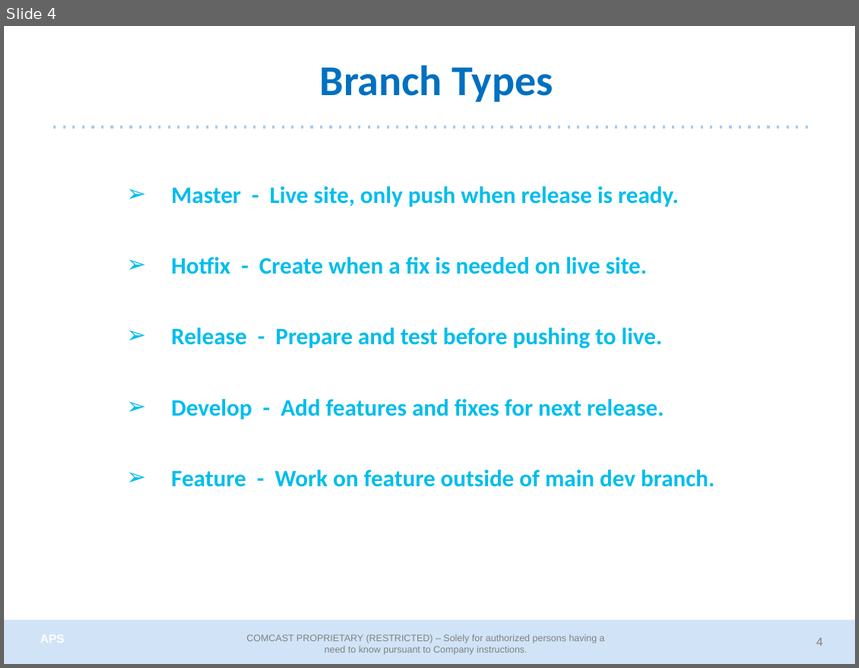
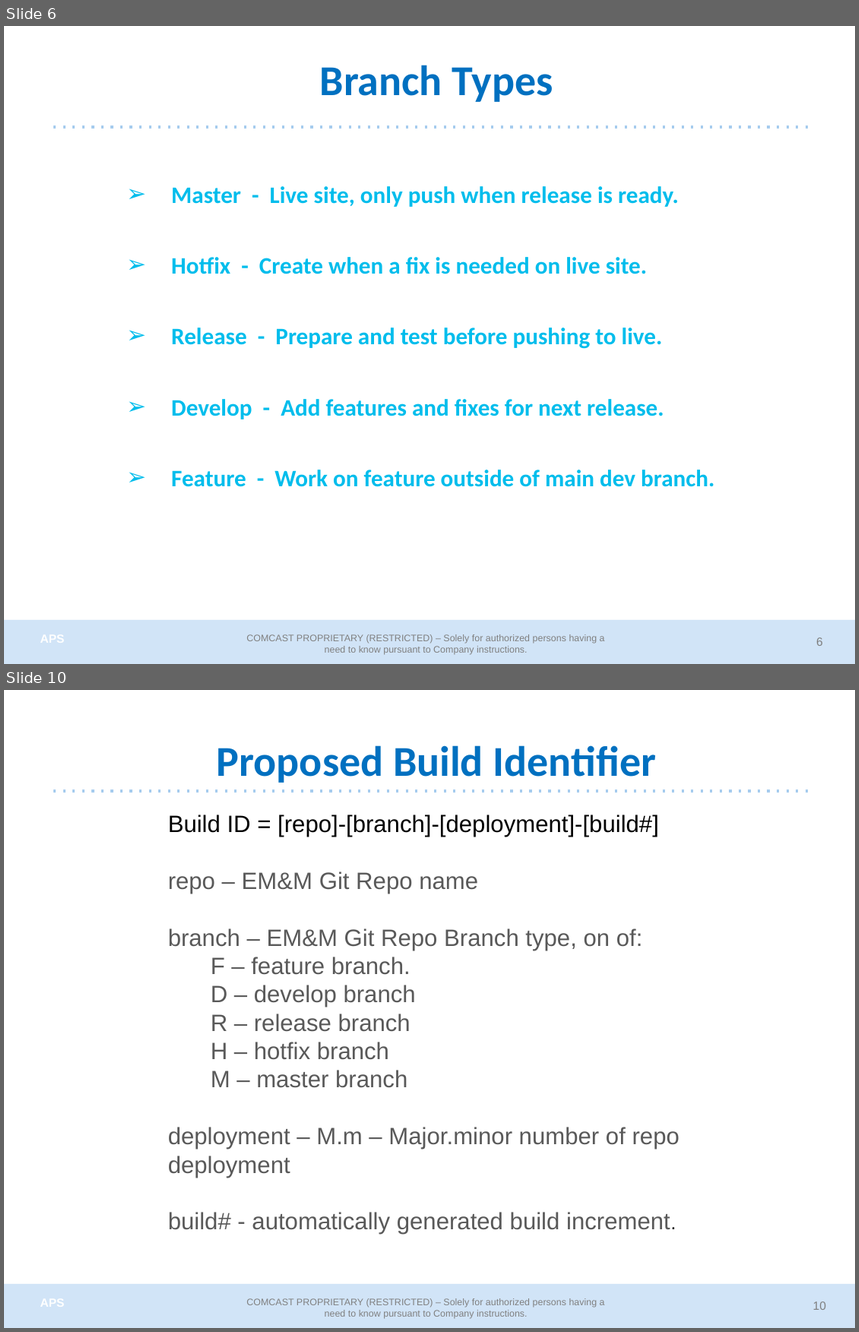
Before and after one commit to cmguy/General-GitSystem, a slide deck: doc/EMM_GitSystem.pptx. Shown one above the other, each under a label of ours: slide 4 before the commit, slides 6 and 10 after it; the slides between them are not shown. The pictures are 859x668 and 859x1332 pixels, drawn with LibreOffice and Linux fonts; fonts in the diff are those of the drawing; background and template pictures are left out. Boxes give left, top, right and bottom in pixels: in the first picture for what was removed or moved away, otherwise in the second. Text is boxed around its words. In the diff, an @@ line names an element or a change of style, - is before the commit and + after.

Commit message:
Updates for branch definitions. Includes Admin and User Guide and testing.

```diff
--- a/doc/EMM_GitSystem.pptx
+++ b/doc/EMM_GitSystem.pptx
@@ slide 10 added at bbox=[4, 690, 855, 1328], background #FFFFFF; not listed: 5 template elements that a slide beside it also shows @@
@@ title added at bbox=[217, 745, 656, 783], 36 pt, text #0070C0, bold @@
+  Proposed Build Identifier
@@ text added at bbox=[168, 815, 680, 1235], 20 pt, text #595959 @@
+Build ID = [repo]-[branch]-[deployment]-[build#]
+repo – EM&M Git Repo name
+branch – EM&M Git Repo Branch type, on of:
+  F – feature branch.
+  D – develop branch
+  R – release branch
+  H – hotfix branch
+  M – master branch
+deployment – M.m – Major.minor number of repo
+deployment
+build# - automatically generated build increment.
@@ what was slide 4 is now slide 6 @@
@@ page number at bbox=[816, 638, 823, 646]: text changed @@
-4
+6
```
Also in this commit, not shown: 8 slides changed, 1 other slide added, 10 other files.
